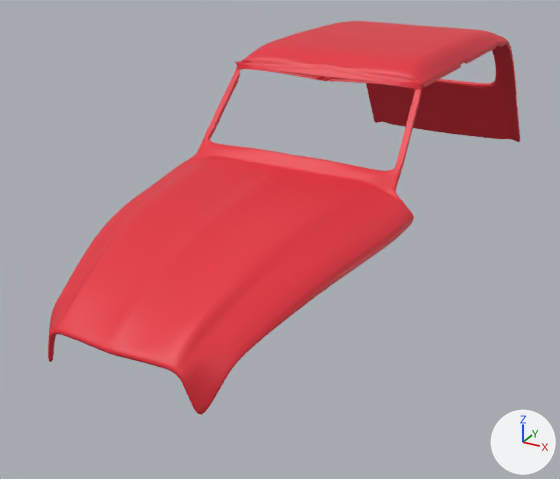
Before and after pictures for a commit that changed the Blender file assets/Car_Zhian.blend.
One viewpoint serves both versions: a 50 mm camera at (209.0, -467.0, 181.0) aimed at (-24.0, -43.0, -30.0). The axes (+X, +Y, +Z) are drawn at lower right. The lights are the same throughout.
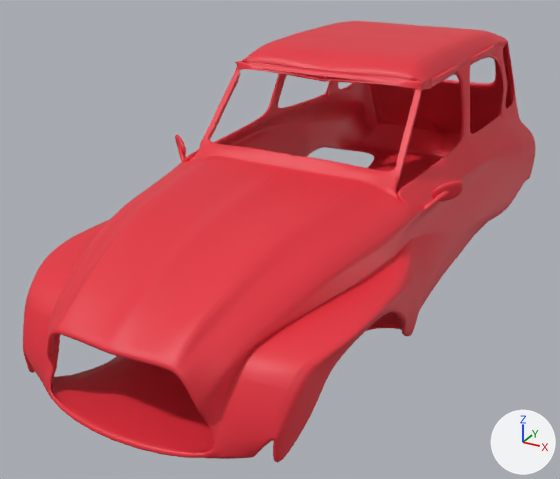
What changed in the scene script:
```text
Change me_plane_002:
    used by ob_plane; location = (0.0, -158.0, 0.0); scale = (0.788, 0.793, 1.0)
    remove me_plane_002.from_pydata(...)  # 400 vertices, 316 faces, 5 loose edges; spans x -67.0..106.0, y -110.0..501.0, z -28.0..95.0
    add me_plane_002.from_pydata(...)  # 627 vertices, 499 faces, 4 loose edges; spans x -67.0..129.0, y -119.0..502.0, z -57.0..95.0
    me_plane_002 part 1: 8 vertices moved from x 54.0..89.0, y -105.0..462.0, z -20.0..77.0 to x 54.0..84.0, y -105.0..461.0, z -15.0..76.0; 18 vertices removed from x 58.0..91.0, y -102.0..501.0, z -28.0..83.0; 245 vertices added at x -6.0..129.0, y -119.0..502.0, z -57.0..81.0
    me_plane_002 part 2: 31 vertices moved from x -8.0..-3.0, y 159.0..165.0, z 80.0..88.0 to x -6.0..-4.0, y 159.0..163.0, z 80.0..84.0
```

Pixel boxes [x1, y1, x2, y2] of what changed, in the pictures (560 x 479 px; the box of a moved part takes in the faces that stretch with it):
'Plane', reshaped (8% wider, 12% taller): before [48, 21, 520, 415]; after [23, 21, 535, 462]
part 1 of me_plane_002, built on: before [48, 42, 520, 415]; after [23, 41, 535, 462]
part 2 of me_plane_002, moved or reshaped: [240, 59, 418, 86] in both
